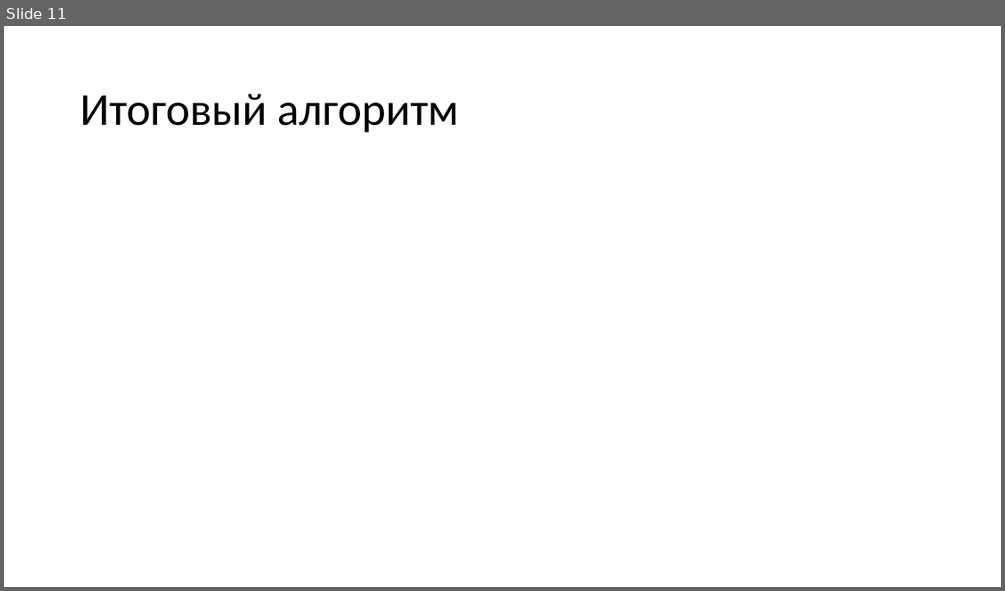
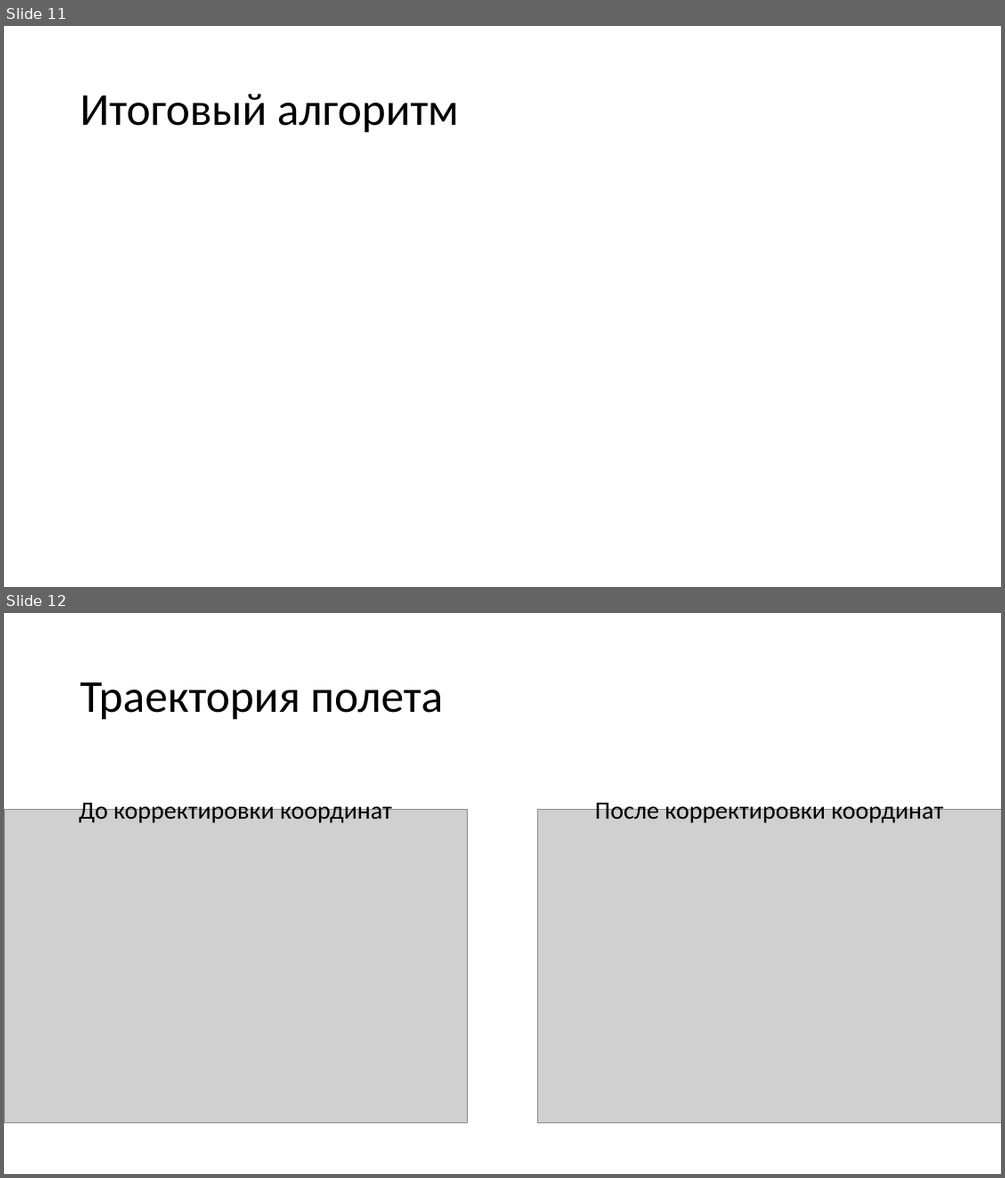
Before and after one commit to FakeEmperor/data-hack-finals, a slide deck: pres/TotheDno_BH.pptx. Shown one above the other, each under a label of ours: slide 11 before the commit, slides 11 and 12 after it. The pictures are 1005x591 and 1005x1178 pixels, drawn with LibreOffice and Linux fonts; fonts in the diff are those of the drawing; grey boxes stand for pictures. Boxes give left, top, right and bottom in pixels: in the first picture for what was removed or moved away, otherwise in the second. Text is boxed around its words. In the diff, an @@ line names an element or a change of style, - is before the commit and + after.

```diff
--- a/pres/TotheDno_BH.pptx
+++ b/pres/TotheDno_BH.pptx
@@ slide 12 added at (4, 613, 1001, 1174), background #FFFFFF @@
@@ title added at (80, 682, 443, 720), 44 pt, text #000000 @@
+Траектория полета
@@ text added at (79, 798, 392, 823), 24 pt, text #000000 @@
+До корректировки координат
@@ text added at (595, 798, 943, 823), 24 pt, text #000000 @@
+После корректировки координат
@@ picture added at (4, 809, 468, 1123) @@
@@ picture added at (538, 809, 1001, 1123) @@
```
Also in this commit, not shown: 1 slide changed.
